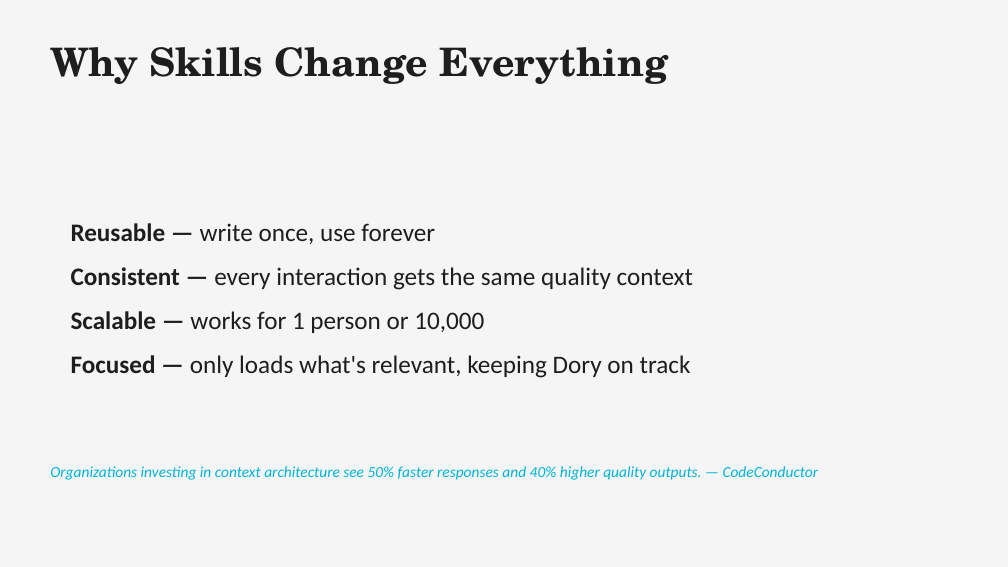
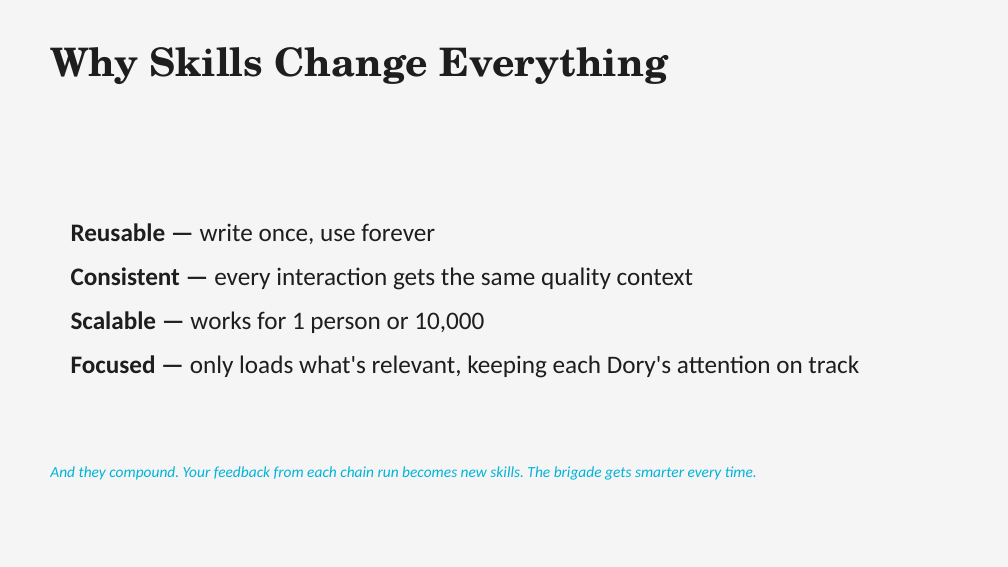
Before and after one commit to michaelengland/ai-best-practices, a slide deck: slide 38 of Getting-Agents-to-Give-Up-Their-Secrets.pptx (slide 29 before the commit). Drawn at 1008x567 pixels with LibreOffice and Linux fonts; fonts in the diff are those of the drawing. Boxes give left, top, right and bottom in pixels: in the first picture for what was removed or moved away, otherwise in the second. Text is boxed around its words. In the diff, an @@ line names an element or a change of style, - is before the commit and + after.

```diff
--- a/Getting-Agents-to-Give-Up-Their-Secrets.pptx
+++ b/Getting-Agents-to-Give-Up-Their-Secrets.pptx
@@ text at (71,355,859,378): text changed @@
-• Focused — only loads what's relevant, keeping Dory on track
+• Focused — only loads what's relevant, keeping each Dory's attention on track
@@ text at (50,466,757,480): text changed @@
-Organizations investing in context architecture see 50% faster responses and 40% higher quality outputs. — CodeConductor
+And they compound. Your feedback from each chain run becomes new skills. The brigade gets smarter every time.
```
Also in this commit, not shown: 17 other slides changed, 4 slides added, 7 slides removed, 3 other files.
